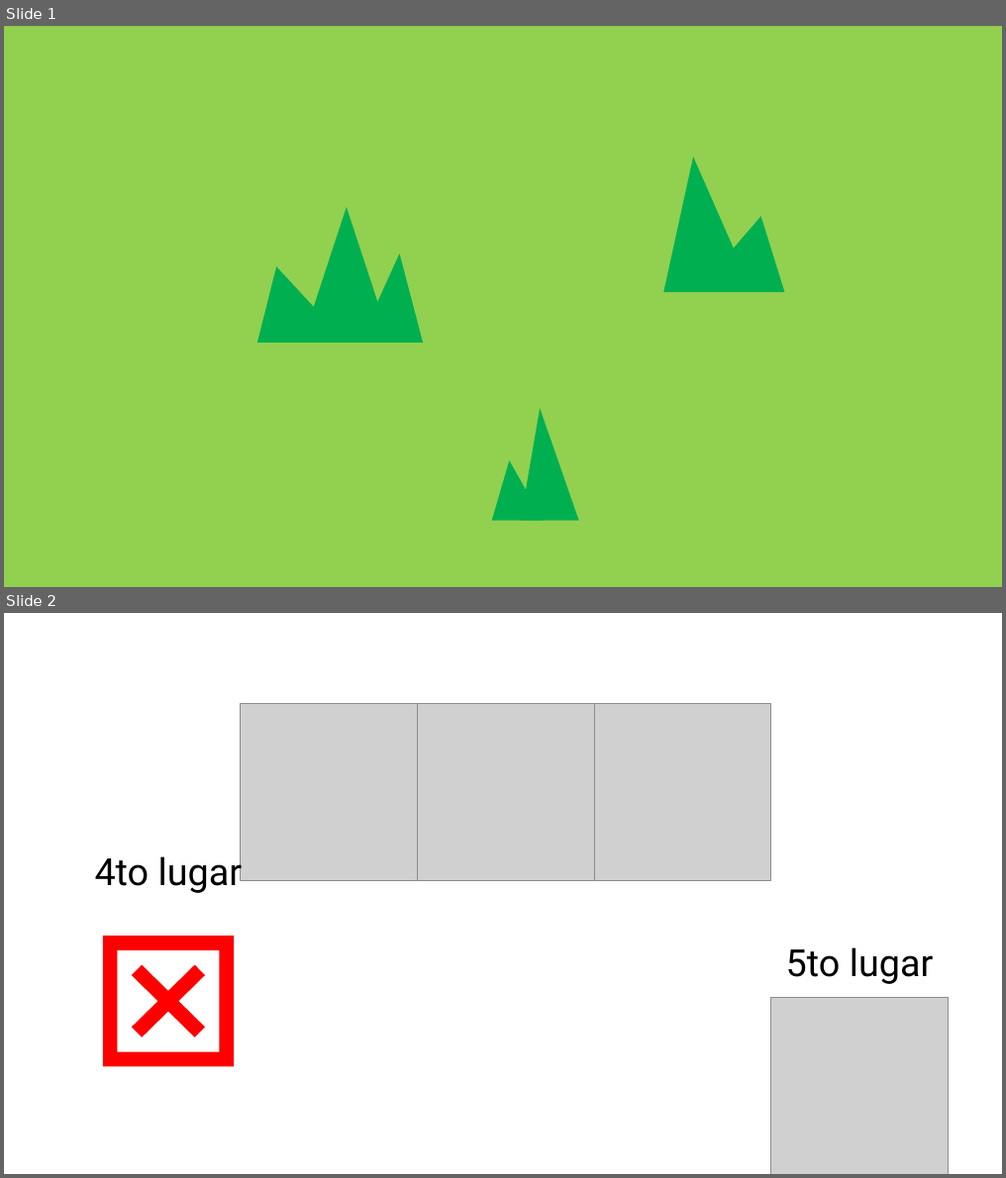
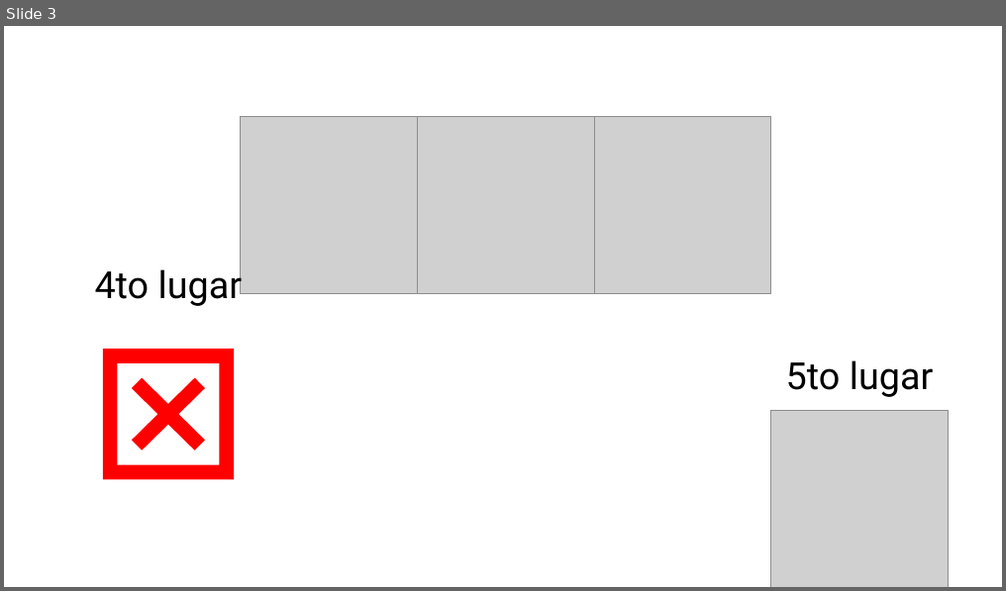
Before and after one commit to JoqTheJJ/IC-8048-Simulador_Virus, a slide deck: Documentacion/Sprites.pptx. Shown one above the other, each under a label of ours: slides 1 and 2 before the commit, slide 3 after it. The pictures are 1006x1178 and 1006x591 pixels, drawn with LibreOffice and Linux fonts; fonts in the diff are those of the drawing; grey boxes stand for pictures. Boxes give left, top, right and bottom in pixels: in the first picture for what was removed or moved away, otherwise in the second. Text is boxed around its words. In the diff, an @@ line names an element or a change of style, - is before the commit and + after.

```diff
--- a/Documentacion/Sprites.pptx
+++ b/Documentacion/Sprites.pptx
@@ slide 1 removed at (x1=4, y1=26, x2=1002, y2=587), background #92D050 @@
@@ triangle removed at (x1=663, y1=157, x2=752, y2=292) @@
@@ triangle removed at (x1=302, y1=207, x2=391, y2=343) @@
@@ triangle removed at (x1=696, y1=216, x2=785, y2=291) @@
@@ triangle removed at (x1=358, y1=254, x2=423, y2=343) @@
@@ triangle removed at (x1=257, y1=267, x2=347, y2=343) @@
@@ triangle removed at (x1=521, y1=408, x2=579, y2=521) @@
@@ triangle removed at (x1=492, y1=461, x2=543, y2=521) @@
@@ what was slide 2 is now slide 3 @@
```
Also in this commit, not shown: 1 slide added, 11 other files.
